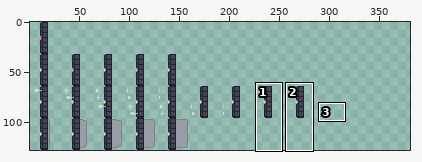
Two states of a sprite sheet, assets/images/puzzles/door.png. Above: a wide view before the commit, with the close-up outlined.
Close-up. Before the edit:
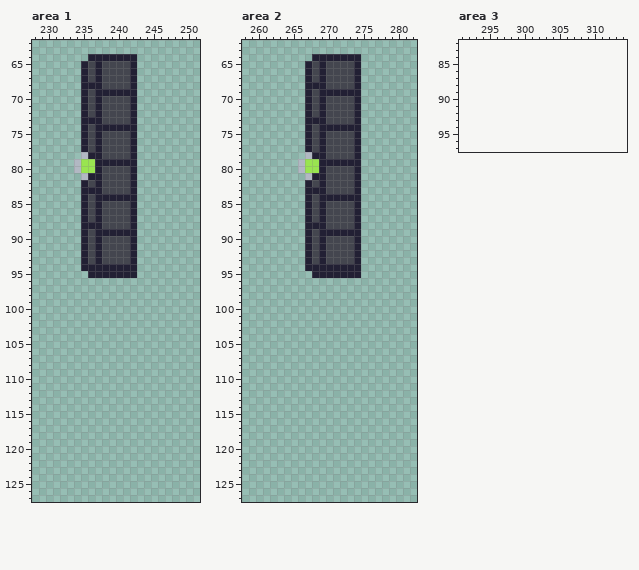
The file is 288x128 pixels. Shown: area 1: x 228..251, y 62..127; area 2: x 258..282, y 62..127; area 3: x 291..314, y 82..97. The old version is drawn lined up with the new one, on the new canvas. The wide view leaves out empty margins. The commit also changed other parts of the picture, which this record leaves out.
And afterwards:
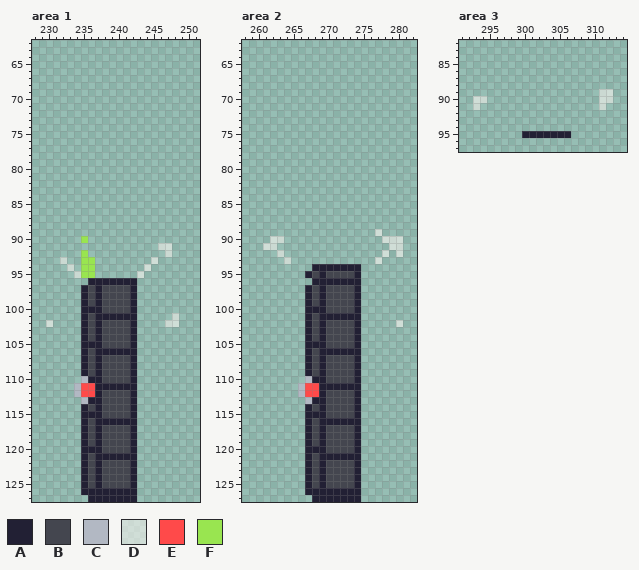
Palette (. is transparent): A #222034  B #44464f  C #b2b8c3  D #f9f5ef96  E #ff4a4a  F #99e550
The edit:
canvas 288x128 -> 384x128
Changed rows in their new state; - is an unchanged pixel.
Area 1:
first column x 230:
 64 ------.......------
 65 -----........------
 66 -----........------
 67 -----........------
 68 -----........------
 69 -----........------
 70 -----........------
 71 -----........------
 72 -----........------
 73 -----........------
 74 -----........------
 75 -----........------
 76 -----........------
 77 -----........------
 78 -----........------
 79 ----.........------
 80 ----.........------
 81 -----........------
 82 -----........------
 83 -----........------
 84 -----........------
 85 -----........------
 86 -----........------
 87 -----........------
 88 -----........------
 89 -----........------
 90 -----F.......------
 91 -----........---DD-
 92 -----F.......----D-
 93 --D--FF......--D---
 94 ---D-FF......-D----
 95 ----DFF......D-----
 96 ------AAAAAAA------
 97 -----ABABBBBA------
 98 -----ABABBBBA------
 99 -----ABABBBBA------
100 -----AAABBBBA------
101 -----ABAAAAAA-----D
102 D----ABABBBBA----DD
103 -----ABABBBBA------
104 -----ABABBBBA------
105 -----AAABBBBA------
106 -----ABAAAAAA------
107 -----ABABBBBA------
108 -----ABABBBBA------
109 -----ABABBBBA------
110 -----CAABBBBA------
111 ----CEEAAAAAA------
112 ----CEEABBBBA------
113 -----CAABBBBA------
114 -----ABABBBBA------
115 -----AAABBBBA------
116 -----ABAAAAAA------
117 -----ABABBBBA------
118 -----ABABBBBA------
119 -----ABABBBBA------
120 -----AAABBBBA------
121 -----ABAAAAAA------
122 -----ABABBBBA------
123 -----ABABBBBA------
124 -----ABABBBBA------
125 -----ABABBBBA------
126 -----AAAAAAAA------
127 ------AAAAAAA------
Area 2:
first column x 261:
 64 -------.......------
 65 ------........------
 66 ------........------
 67 ------........------
 68 ------........------
 69 ------........------
 70 ------........------
 71 ------........------
 72 ------........------
 73 ------........------
 74 ------........------
 75 ------........------
 76 ------........------
 77 ------........------
 78 ------........------
 79 -----.........------
 80 -----.........------
 81 ------........------
 82 ------........------
 83 ------........------
 84 ------........------
 85 ------........------
 86 ------........------
 87 ------........------
 88 ------........------
 89 ------........--D---
 90 -DD---........---DDD
 91 DD----........----DD
 92 --D---........---D-D
 93 ---D--........--D---
 94 ------.-------------
 95 ------AB-BBBB-------
 96 -------AAAAAAA------
 97 ------ABABBBBA------
 98 ------ABABBBBA------
 99 ------ABABBBBA------
100 ------AAABBBBA------
101 ------ABAAAAAA------
102 ------ABABBBBA-----D
103 ------ABABBBBA------
104 ------ABABBBBA------
105 ------AAABBBBA------
106 ------ABAAAAAA------
107 ------ABABBBBA------
108 ------ABABBBBA------
109 ------ABABBBBA------
110 ------CAABBBBA------
111 -----CEEAAAAAA------
112 -----CEEABBBBA------
113 ------CAABBBBA------
114 ------ABABBBBA------
115 ------AAABBBBA------
116 ------ABAAAAAA------
117 ------ABABBBBA------
118 ------ABABBBBA------
119 ------ABABBBBA------
120 ------AAABBBBA------
121 ------ABAAAAAA------
122 ------ABABBBBA------
123 ------ABABBBBA------
124 ------ABABBBBA------
125 ------ABABBBBA------
126 ------AAAAAAAA------
127 -------AAAAAAA------
Area 3:
first column x 293:
89 ------------------DD
90 DD----------------DD
91 D-----------------D-
first column x 300:
95 AAAAAAA
Changed places in both close-ups, as pixel boxes (x1, y1, x2, y2):
changed: (60, 54, 179, 502)
added: (46, 320, 53, 327)
changed: (263, 54, 403, 502)
added: (522, 89, 613, 138)
added: (473, 96, 487, 110)
